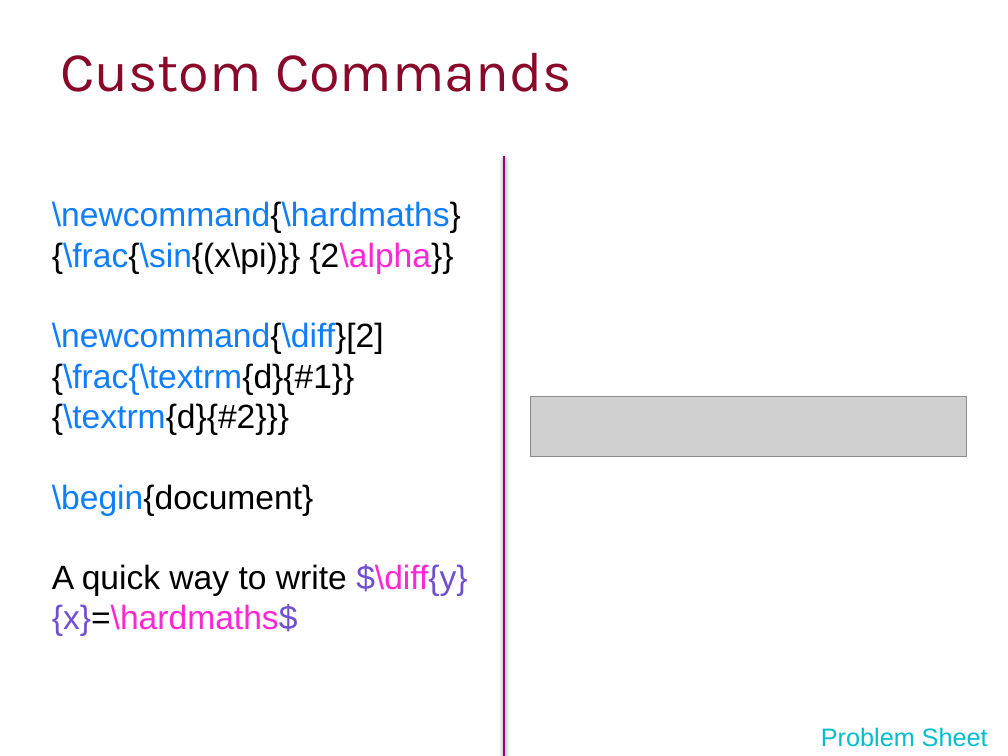
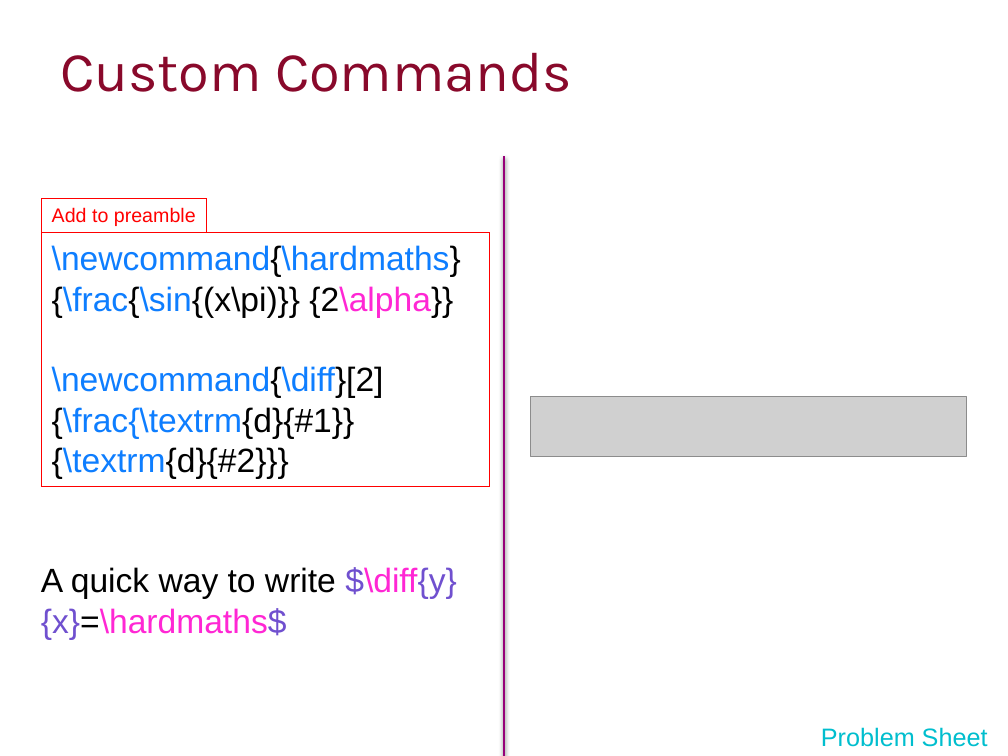
Before and after one commit to ImperialCollegeLondon/RCDS-writing-theses-in-latex, a slide deck: slide 33 of Writing Theses in Latex Slides.pptx. Drawn at 1008x756 pixels with LibreOffice and Linux fonts; fonts in the diff are those of the drawing; grey boxes stand for pictures; background and template pictures are left out. Boxes give left, top, right and bottom in pixels: in the first picture for what was removed or moved away, otherwise in the second. Text is boxed around its words. In the diff, an @@ line names an element or a change of style, - is before the commit and + after.

Commit message:
Reformatted preamble commands

```diff
--- a/Writing Theses in Latex Slides.pptx
+++ b/Writing Theses in Latex Slides.pptx
@@ rectangle added at bbox=[41, 199, 207, 233], outline #FF0000 0.75 pt, 14 pt, text #FF0000 @@
+Add to preamble
@@ text at bbox=[52, 201, 461, 516]: paragraphs removed @@
-\newcommand{\hardmaths} {\frac{\sin{(x\pi)}} {2\alpha}}
-\newcommand{\diff}[2] {\frac{\textrm{d}{#1}} {\textrm{d}{#2}}}
-\begin{document}
@@ rectangle added at bbox=[41, 232, 489, 486], outline #FF0000 0.75 pt, 24 pt, text #0E7EFF @@
+\newcommand{\hardmaths} {\frac{\sin{(x\pi)}} {2\alpha}}
+\newcommand{\diff}[2] {\frac{\textrm{d}{#1}} {\textrm{d}{#2}}}
@@ text "A quick way to write ...": place and size @@
-text "A quick way to write ..." at bbox=[52, 201, 467, 636]
+text "A quick way to write ..." at bbox=[41, 567, 456, 640]
```
Also in this commit, not shown: 7 other slides changed.
